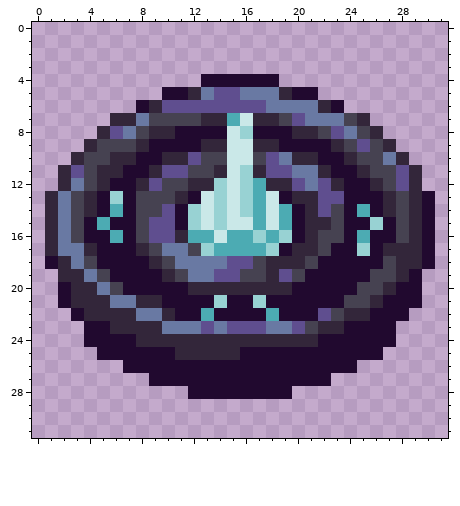
Pixel-art sprite, stored at Resources/Textures/_Impstation/CosmicCult/Objects/astrolabe.rsi/icon.png. Above: the version before the commit.
The file is 32x32 pixels.
Once edited:
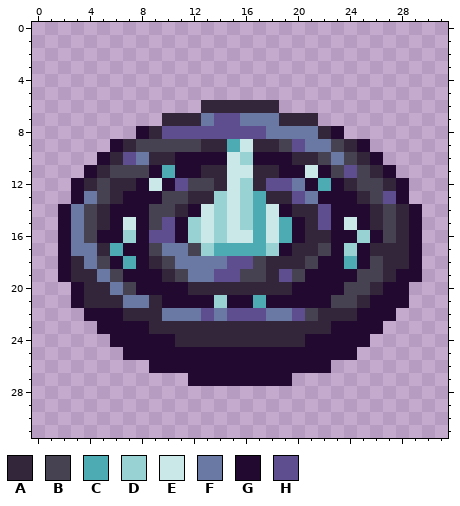
Palette (. is transparent): A #33263a  B #464251  C #4cabb3  D #98d2d3  E #cae8e8  F #6979a3  G #21092f  H #5f4e8f
What changed:
Changed rows in their new state; - is an unchanged pixel.
first column x 1:
 4 ------------......------------
 5 ---------............---------
 6 -------.....AAAAAA.....-------
 7 -----....AAAFHHFFFAAA....-----
 8 ----...G-HHHHHHHHFFFFAG...----
 9 ---..GABBBBB--C---BHFFBAG..---
10 --..G-HFA-GGGG-DGGG--BFBAG..--
11 -..G-BBBGCGGA--E-AGGEGBHBAG..-
12 -.GABAAGEGHBBA--AHHFGCGABBAG.-
13 ..GFBA-GG-BAA----AAHFGG-ABHG..
14 .GFBAG-G-BAG------GA--G-GABAG.
15 .GFBA-EGB------D-----HGE-ABAG.
16 .GFB-GDG--GDEDEECEC--AG-D-BAG.
17 .G-FAC-G---------------DGA--G.
18 .GAFB-C----------------C-BA-G.
19 -G-AFB------------------B-AG--
20 -.G-AFB----------------B-AG-.-
21 -.G--A-F--------C-----B-AG--.-
22 --.GGG-AAFFFHFHHHFFHBAA-G--.--
23 ---.-GGG-AAAAAAAAAAAA-G---.---
24 ---..--GGG----------G----..---
25 ----..----GGGGG---------..----
26 ------..--------------..------
27 --------...--------...--------
28 -----------........-----------
Where, in picture pixels (left, top, right, bottom), the same in both pictures:
changed: (45, 74, 435, 399)
